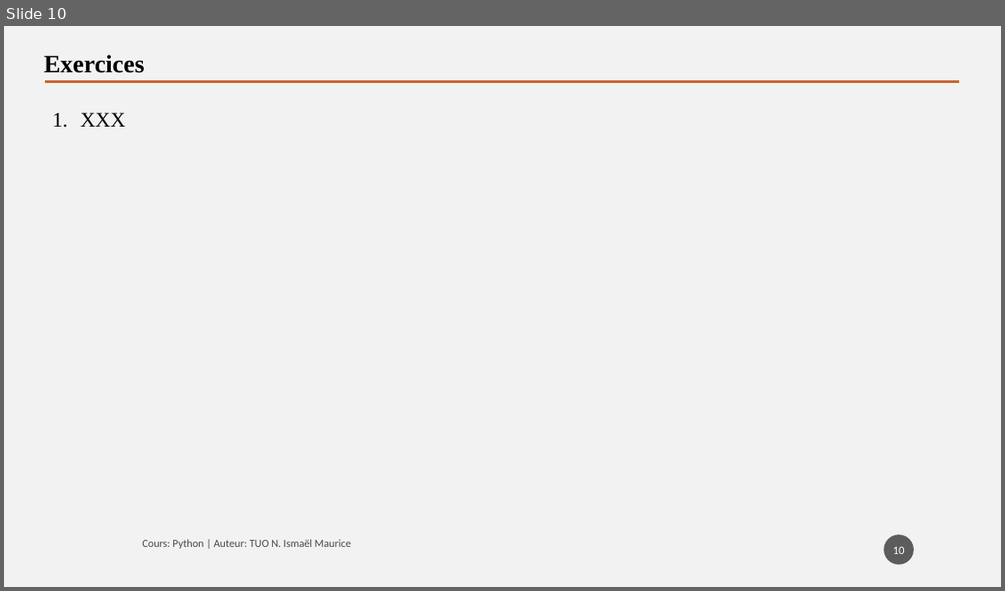
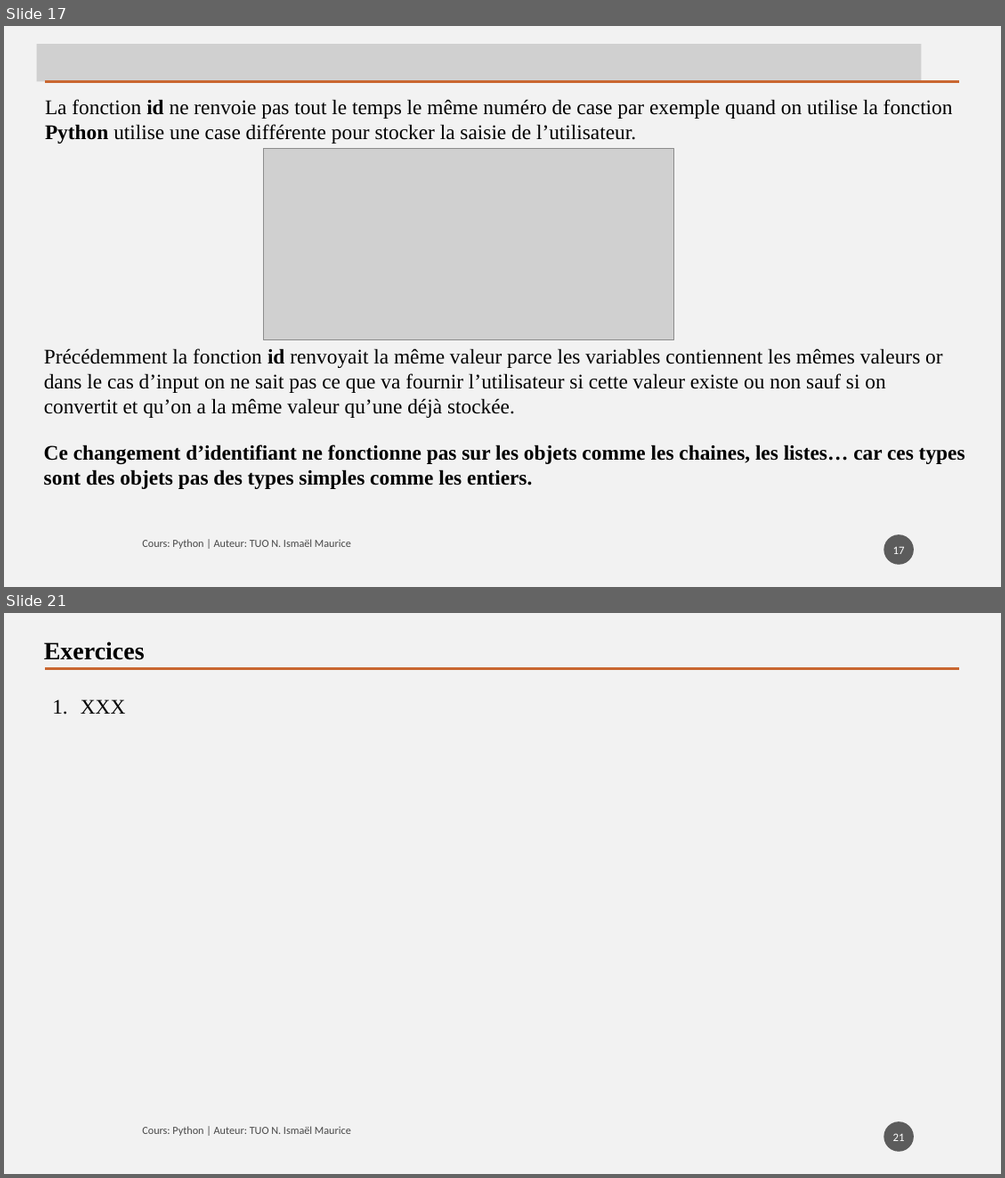
Before and after one commit to tisma95/cours-python, a slide deck: source/Chapitre 8 - Les chaines de caractères.pptx. Shown one above the other, each under a label of ours: slide 10 before the commit, slides 17 and 21 after it; the slides between them are not shown. The pictures are 1005x591 and 1005x1178 pixels, drawn with LibreOffice and Linux fonts; fonts in the diff are those of the drawing; grey boxes stand for pictures. Boxes give left, top, right and bottom in pixels: in the first picture for what was removed or moved away, otherwise in the second. Text is boxed around its words. In the diff, an @@ line names an element or a change of style, - is before the commit and + after.

```diff
--- a/source/Chapitre 8 - Les chaines de caractères.pptx
+++ b/source/Chapitre 8 - Les chaines de caractères.pptx
@@ slide 17 added at [4, 26, 1001, 587], background #F2F2F2 @@
@@ picture added at [36, 44, 921, 81] @@
@@ text added at [45, 99, 953, 143], 20 pt, text #000000 @@
+La fonction id ne renvoie pas tout le temps le même numéro de case par exemple quand on utilise la fonction Python utilise une case différente pour stocker la saisie de l’utilisateur.
@@ line added from (45, 81) to (959, 81), #C96731 2.5 pt @@
@@ picture added at [264, 149, 673, 340] @@
@@ text added at [44, 348, 942, 418], 20 pt, text #000000 @@
+Précédemment la fonction id renvoyait la même valeur parce les variables contiennent les mêmes valeurs or dans le cas d’input on ne sait pas ce que va fournir l’utilisateur si cette valeur existe ou non sauf si on convertit et qu’on a la même valeur qu’une déjà stockée.
@@ text added at [44, 444, 965, 489], 20 pt, text #000000, bold @@
+Ce changement d’identifiant ne fonctionne pas sur les objets comme les chaines, les listes… car ces types sont des objets pas des types simples comme les entiers.
@@ text added at [142, 539, 351, 548], 10.5 pt, text #000000 at 70% opacity @@
+Cours: Python | Auteur: TUO N. Ismaël Maurice
@@ page number added at [884, 534, 914, 564], fill #1D1D1D at 70% opacity, 11 pt, text #FFFFFF @@
+17
@@ what was slide 10 is now slide 21 @@
@@ page number at [893, 1133, 905, 1141]: text changed @@
-10
+21
```
Also in this commit, not shown: 8 slides changed, 10 other slides added, 10 other files.
